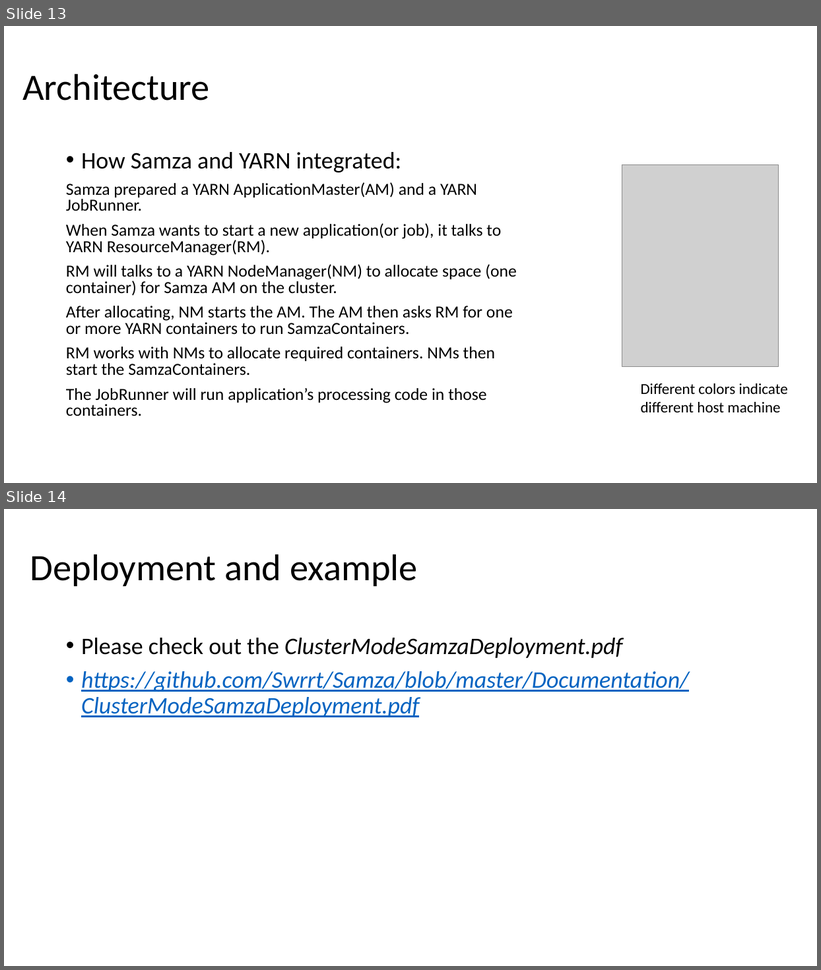
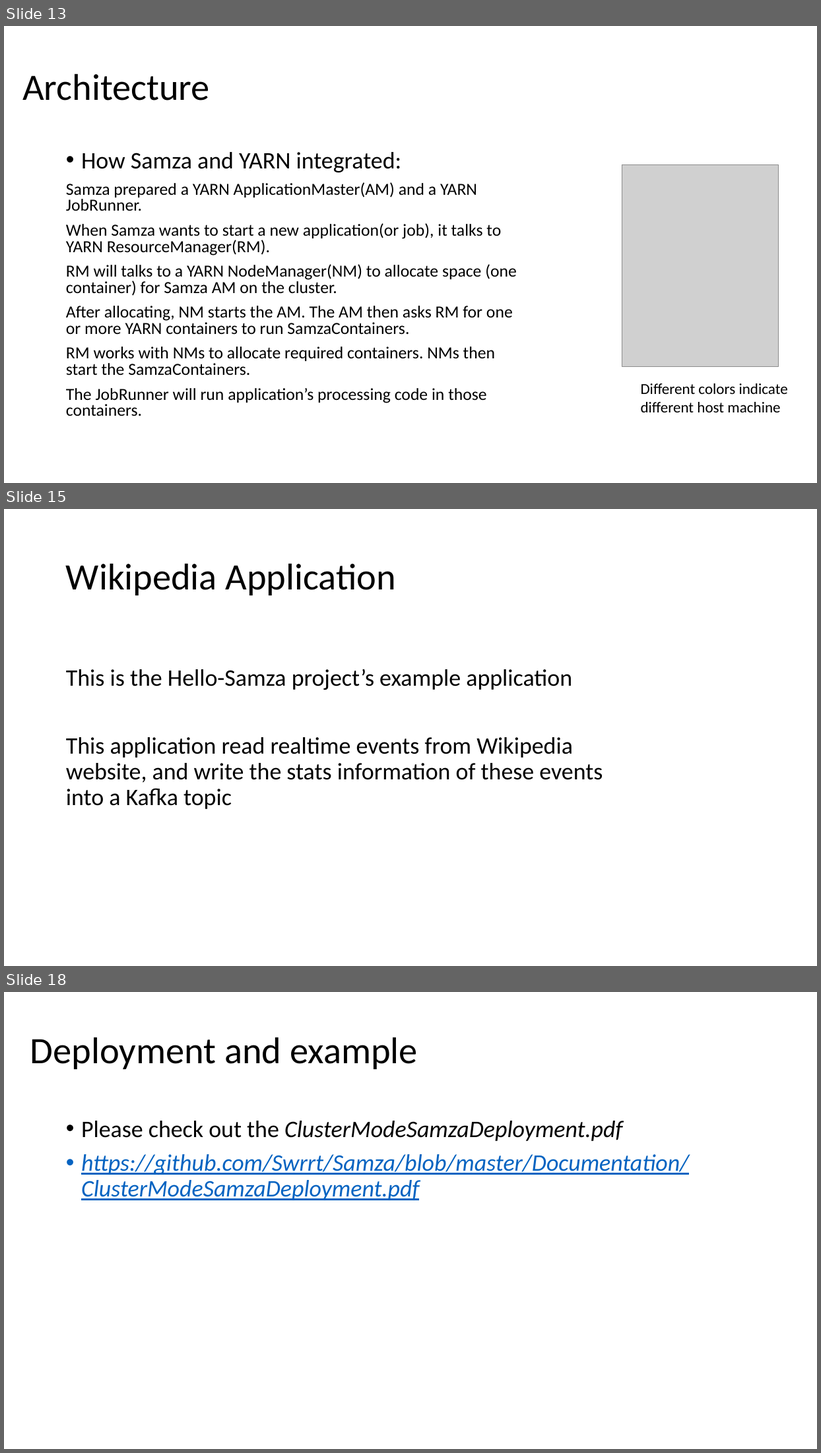
Before and after one commit to Swrrt/Samza-Documents, a slide deck: Documentation/SamzaStructure.pptx. Shown one above the other, each under a label of ours: slides 13 and 14 before the commit, slides 13, 15 and 18 after it; the slides between them are not shown. The pictures are 821x970 and 821x1453 pixels, drawn with LibreOffice and Linux fonts; fonts in the diff are those of the drawing; grey boxes stand for pictures. Boxes give left, top, right and bottom in pixels: in the first picture for what was removed or moved away, otherwise in the second. Text is boxed around its words. In the diff, an @@ line names an element or a change of style, - is before the commit and + after.

```diff
--- a/Documentation/SamzaStructure.pptx
+++ b/Documentation/SamzaStructure.pptx
@@ slide 15 added at bbox=[4, 509, 817, 966], background #FFFFFF @@
@@ title added at bbox=[66, 563, 397, 595], 44 pt, text #000000 @@
+Wikipedia Application
@@ text added at bbox=[66, 669, 603, 809], 28 pt, text #000000 @@
+This is the Hello-Samza project’s example application
+This application read realtime events from Wikipedia website, and write the stats information of these events into a Kafka topic
@@ what was slide 14 is now slide 18 @@
```
Also in this commit, not shown: 2 slides changed, 5 other slides added.
